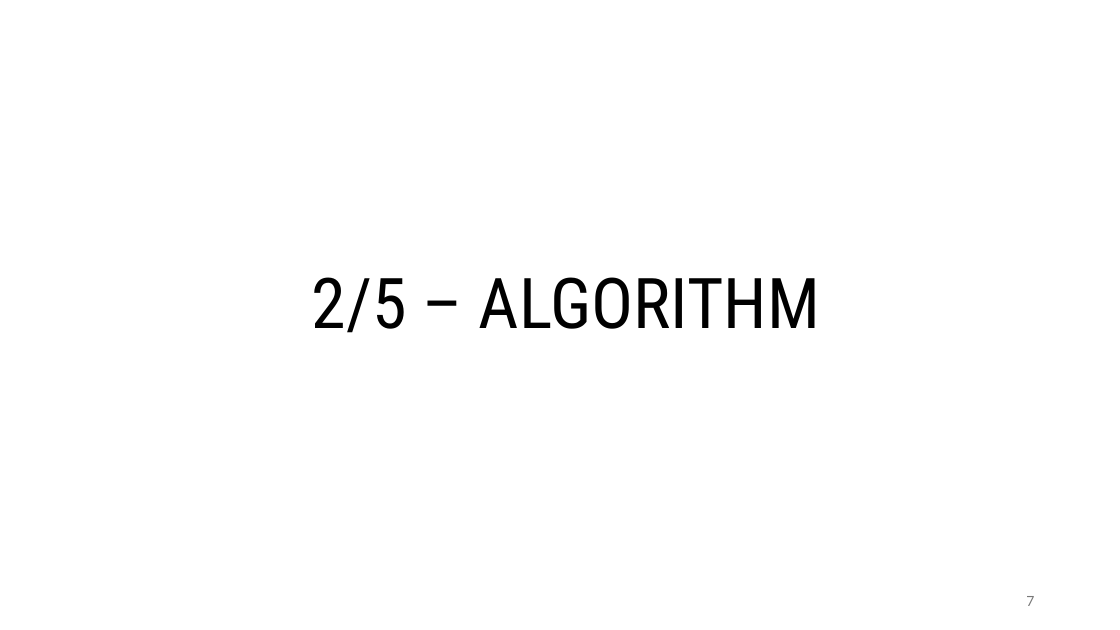
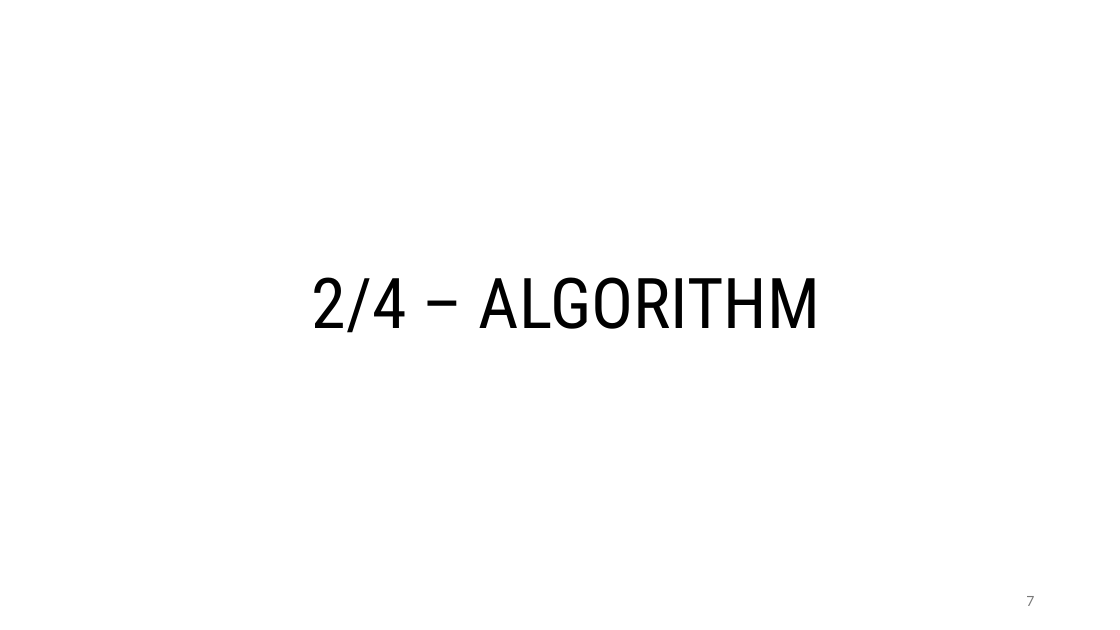
Before and after one commit to MrHighsenberg/XTRG-Algorithm, a slide deck: slide 7 of presentation/Term_Project_XTRG_Presentation.pptx. Drawn at 1120x630 pixels with LibreOffice and Linux fonts; fonts in the diff are those of the drawing. Boxes give left, top, right and bottom in pixels: in the first picture for what was removed or moved away, otherwise in the second. Text is boxed around its words. In the diff, an @@ line names an element or a change of style, - is before the commit and + after.

```diff
--- a/presentation/Term_Project_XTRG_Presentation.pptx
+++ b/presentation/Term_Project_XTRG_Presentation.pptx
@@ title at (312,277,820,333): text changed @@
-2/5 – ALGORITHM
+2/4 – ALGORITHM
```
Also in this commit, not shown: 5 other slides changed, 13 slides added, 1 slide removed, 4 other files.
